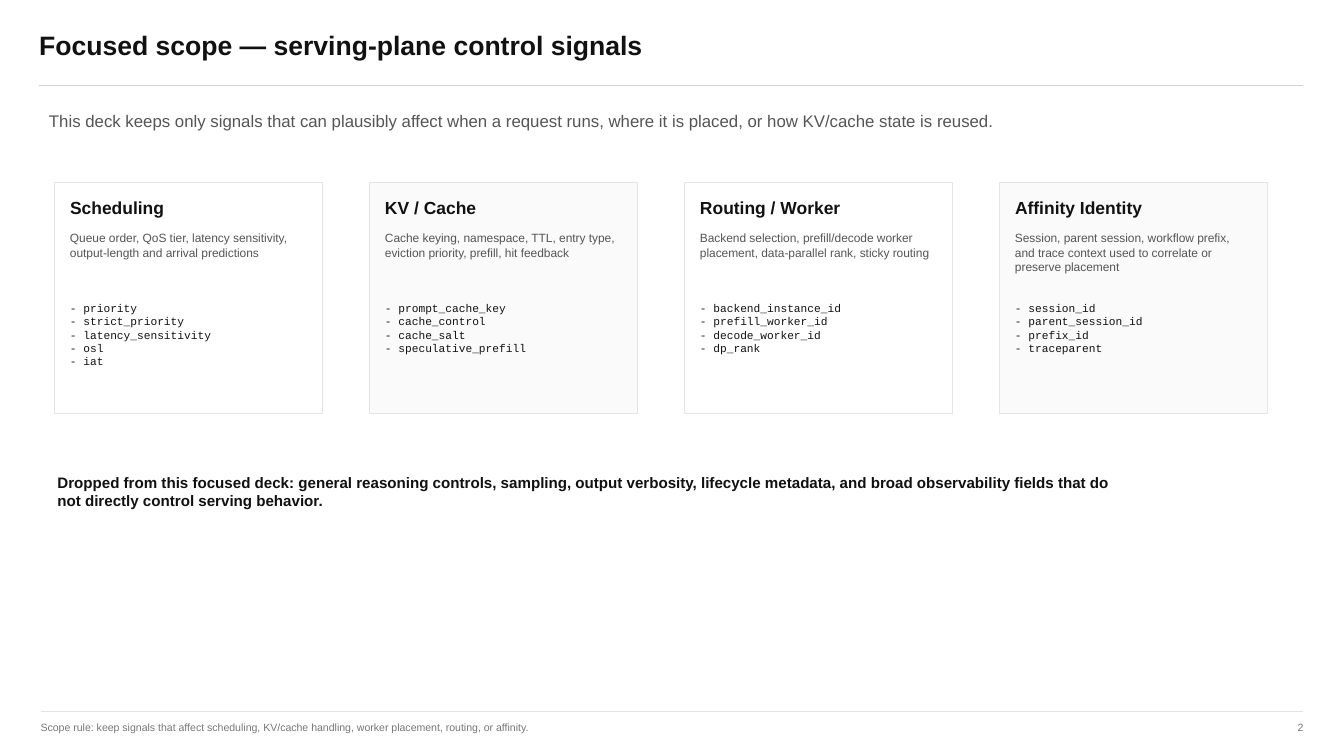
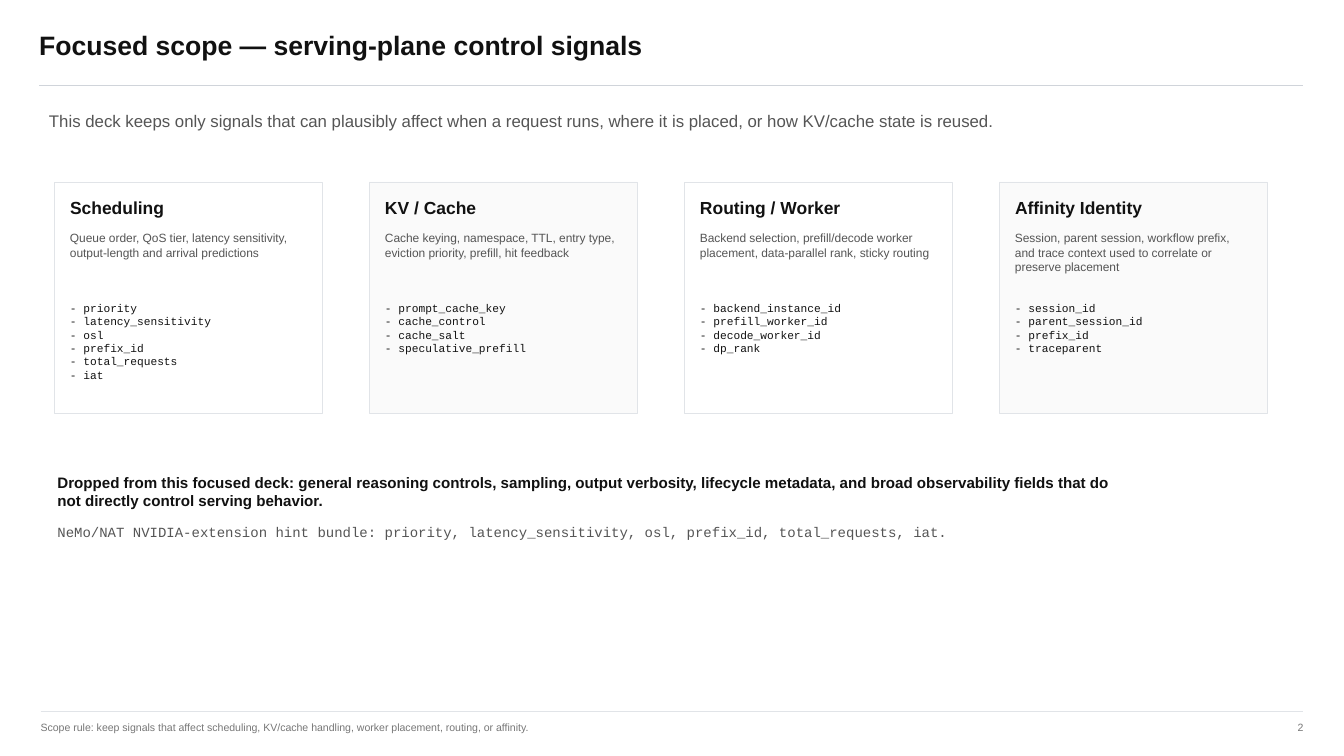
Before and after one commit to the308official-afk/agentic-hardware, a slide deck: slide 2 of presentation/Harness Signal Tables As-Is.pptx. Drawn at 1344x756 pixels with LibreOffice and Linux fonts; fonts in the diff are those of the drawing. Boxes give left, top, right and bottom in pixels: in the first picture for what was removed or moved away, otherwise in the second. Text is boxed around its words. In the diff, an @@ line names an element or a change of style, - is before the commit and + after.

```diff
--- a/presentation/Harness Signal Tables As-Is.pptx
+++ b/presentation/Harness Signal Tables As-Is.pptx
@@ text at [83, 317, 184, 328]: paragraph removed @@
-- strict_priority
@@ text at [83, 344, 177, 368]: paragraphs added @@
+- prefix_id
+- total_requests
@@ text added at [57, 527, 947, 540], 15 pt, text #555555 @@
+NeMo/NAT NVIDIA-extension hint bundle: priority, latency_sensitivity, osl, prefix_id, total_requests, iat.
```
Also in this commit, not shown: 1 other slide changed.
